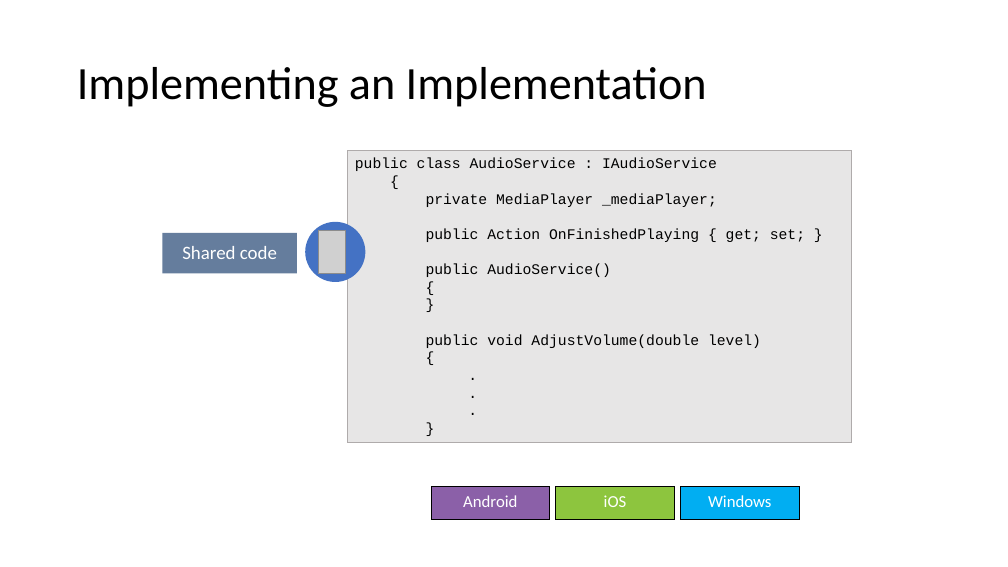
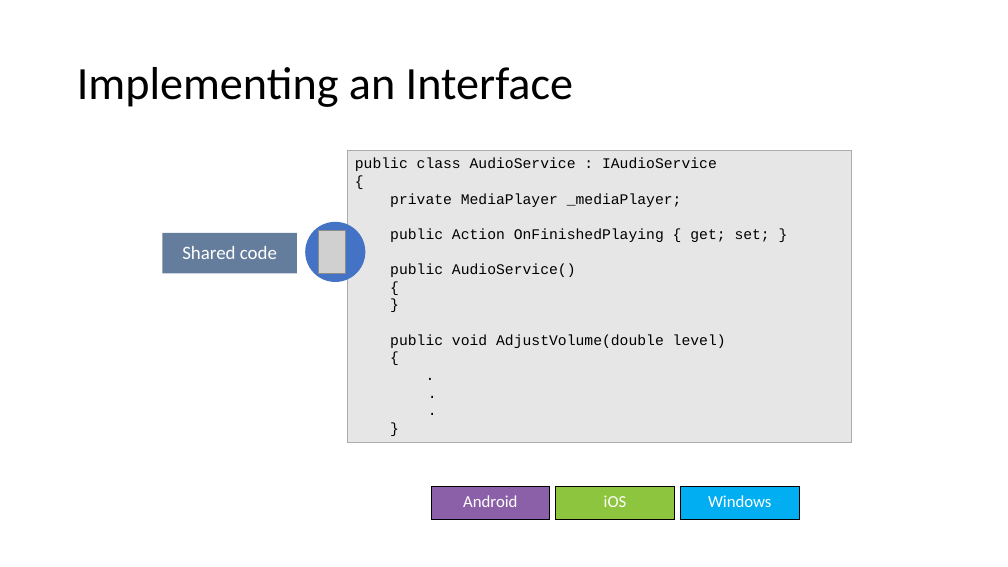
Before and after one commit to MissionMarsFourthHorizon/operation-remote-resupply, a slide deck: slide 12 of Module 2/Operation Remote Resupply, Part 2.pptx. Drawn at 1008x567 pixels with LibreOffice and Linux fonts; fonts in the diff are those of the drawing; grey boxes stand for pictures. Boxes give left, top, right and bottom in pixels: in the first picture for what was removed or moved away, otherwise in the second. Text is boxed around its words. In the diff, an @@ line names an element or a change of style, - is before the commit and + after.

```diff
--- a/Module 2/Operation Remote Resupply, Part 2.pptx
+++ b/Module 2/Operation Remote Resupply, Part 2.pptx
@@ title at (77, 67, 573, 107): text changed @@
-Implementing an Implementation
+Implementing an Interface
@@ rectangle "public class AudioService : IAudioService" at (348, 150, 852, 443): list level 2 to 1 in "." @@
```
Also in this commit, not shown: 10 other slides changed, 3 other files.
